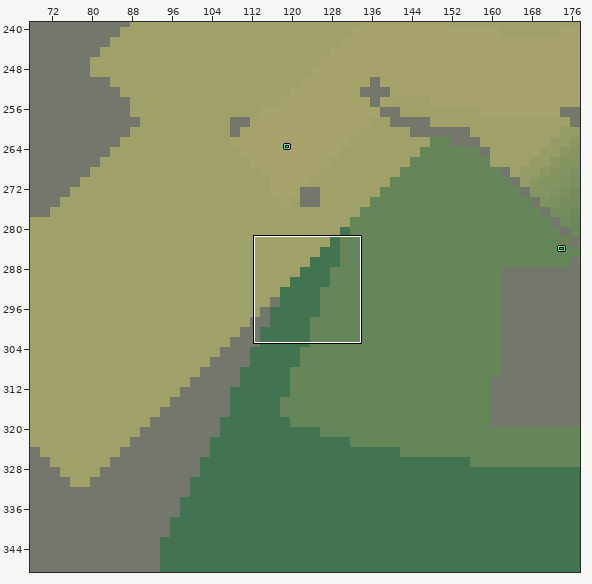
An edit to a level. LDtk project, game/content/maps/world.ldtk. Above, an overview of the earlier version with the close-up marked.
Close-up. Before:
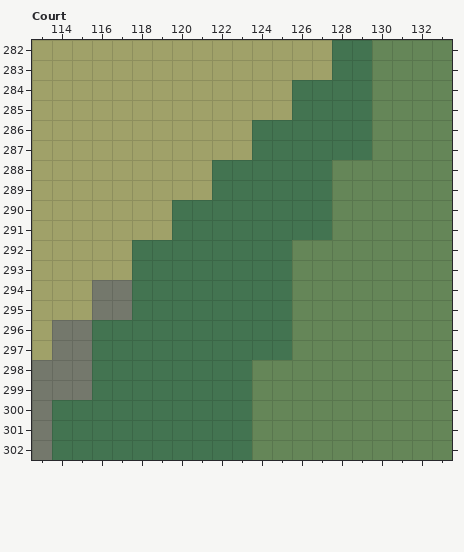
Cells are 10x10 px. Shown: Court x 113..133, y 282..302. The commit also changed other parts of the map, which this record leaves out.
New version:
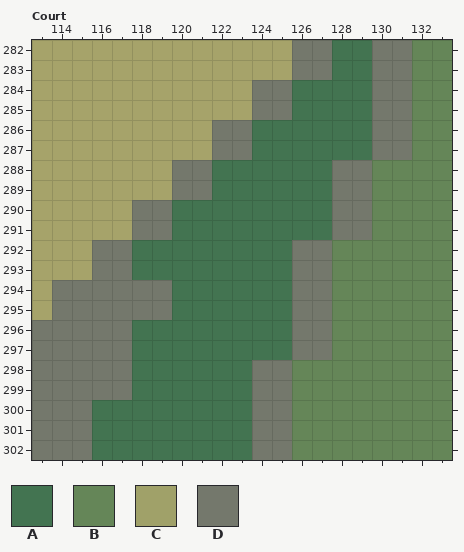
Key: from "Height": A 19 "t19", B 26 "t26", C 37 "t37"; from "Terrain": D 1 "rock".
_ is an empty cell, # one hidden under a higher layer, . an unchanged one.
Change:
--- layer "Height"
@@ x 113..131 @@
-282 .............CC..BB
-283 .............CC..BB
-284 ...........CC....BB
-285 ...........CC....BB
-286 .........CC......BB
-287 .........CC......BB
-288 .......CC......BB..
-289 .......CC......BB..
-290 .....CC........BB..
-291 .....CC........BB..
-292 ...CC........BB....
-293 ...CC........BB....
-294 .CC..AA......BB....
-295 .CC..AA......BB....
-296 C..AA........BB....
-297 C..AA........BB....
-298 ...AA......BB......
-299 ...AA......BB......
-300 .AA........BB......
-301 .AA........BB......
-302 .AA........BB......
+282 .............##..##
+283 .............##..##
+284 ...........##....##
+285 ...........##....##
+286 .........##......##
+287 .........##......##
+288 .......##......##..
+289 .......##......##..
+290 .....##........##..
+291 .....##........##..
+292 ...##........##....
+293 ...##........##....
+294 .##..##......##....
+295 .##..##......##....
+296 #..##........##....
+297 #..##........##....
+298 ...##......##......
+299 ...##......##......
+300 .##........##......
+301 .##........##......
+302 .##........##......
--- layer "Terrain"
@@ x 113..131 @@
-282 .............__..__
-283 .............__..__
-284 ...........__....__
-285 ...........__....__
-286 .........__......__
-287 .........__......__
-288 .......__......__..
-289 .......__......__..
-290 .....__........__..
-291 .....__........__..
-292 ...__........__....
-293 ...__........__....
-294 .__..__......__....
-295 .__..__......__....
-296 _..__........__....
-297 _..__........__....
-298 ...__......__......
-299 ...__......__......
-300 .__........__......
-301 .__........__......
-302 .__........__......
+282 .............DD..DD
+283 .............DD..DD
+284 ...........DD....DD
+285 ...........DD....DD
+286 .........DD......DD
+287 .........DD......DD
+288 .......DD......DD..
+289 .......DD......DD..
+290 .....DD........DD..
+291 .....DD........DD..
+292 ...DD........DD....
+293 ...DD........DD....
+294 .DD..DD......DD....
+295 .DD..DD......DD....
+296 D..DD........DD....
+297 D..DD........DD....
+298 ...DD......DD......
+299 ...DD......DD......
+300 .DD........DD......
+301 .DD........DD......
+302 .DD........DD......
Boxes around the changes in both close-ups, in picture pixels (x1, y1, x2, y2):
changed: (32, 40, 412, 460)
